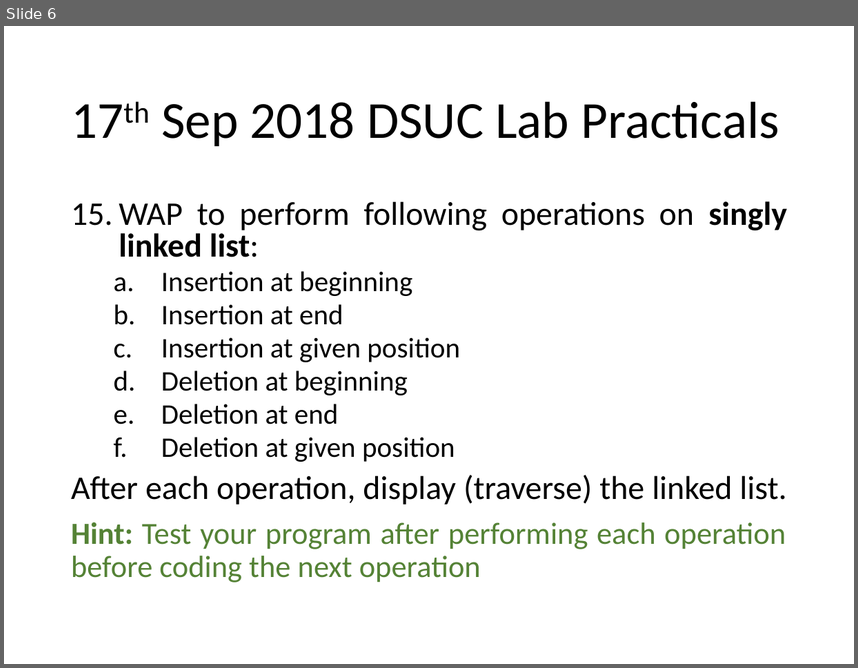
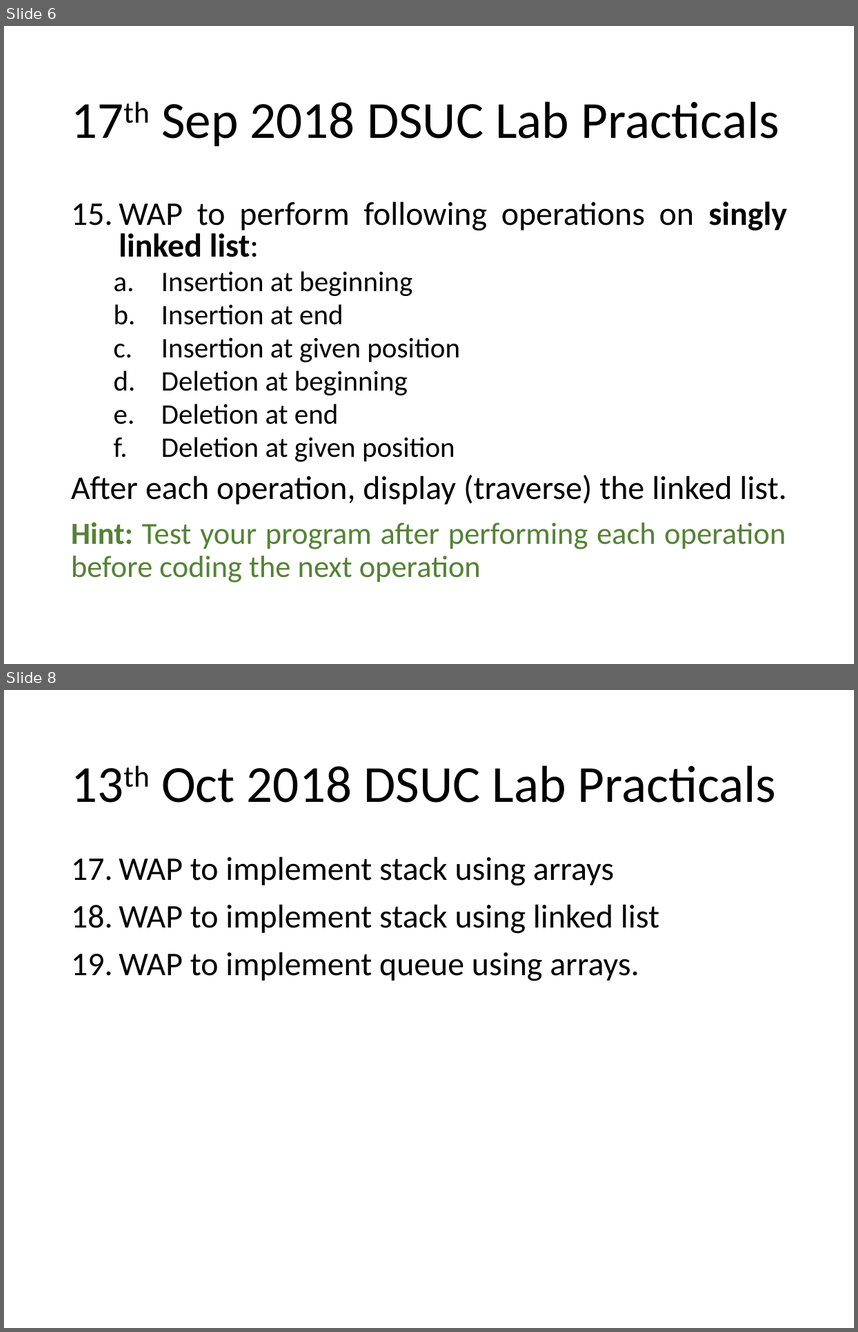
Before and after one commit to anubhavpatrick/Data-Structures-Using-C-Lab, a slide deck: lab practicals.pptx. Shown one above the other, each under a label of ours: slide 6 before the commit, slides 6 and 8 after it; the slides between them are not shown. The pictures are 858x668 and 858x1332 pixels, drawn with LibreOffice and Linux fonts; fonts in the diff are those of the drawing. Boxes give left, top, right and bottom in pixels: in the first picture for what was removed or moved away, otherwise in the second. Text is boxed around its words. In the diff, an @@ line names an element or a change of style, - is before the commit and + after.

Commit message:
updating practical list

```diff
--- a/lab practicals.pptx
+++ b/lab practicals.pptx
@@ slide 8 added at (4, 690, 854, 1328), background #FFFFFF @@
@@ title added at (161, 765, 776, 802), 44 pt, text #000000 @@
+13th Oct 2018 DSUC Lab Practicals
@@ text added at (119, 856, 660, 981), 28 pt, text #000000 @@
+17. WAP to implement stack using arrays
+18. WAP to implement stack using linked list
+19. WAP to implement queue using arrays.
```
Also in this commit, not shown: 1 slide changed, 1 other slide added, 4 other files.
